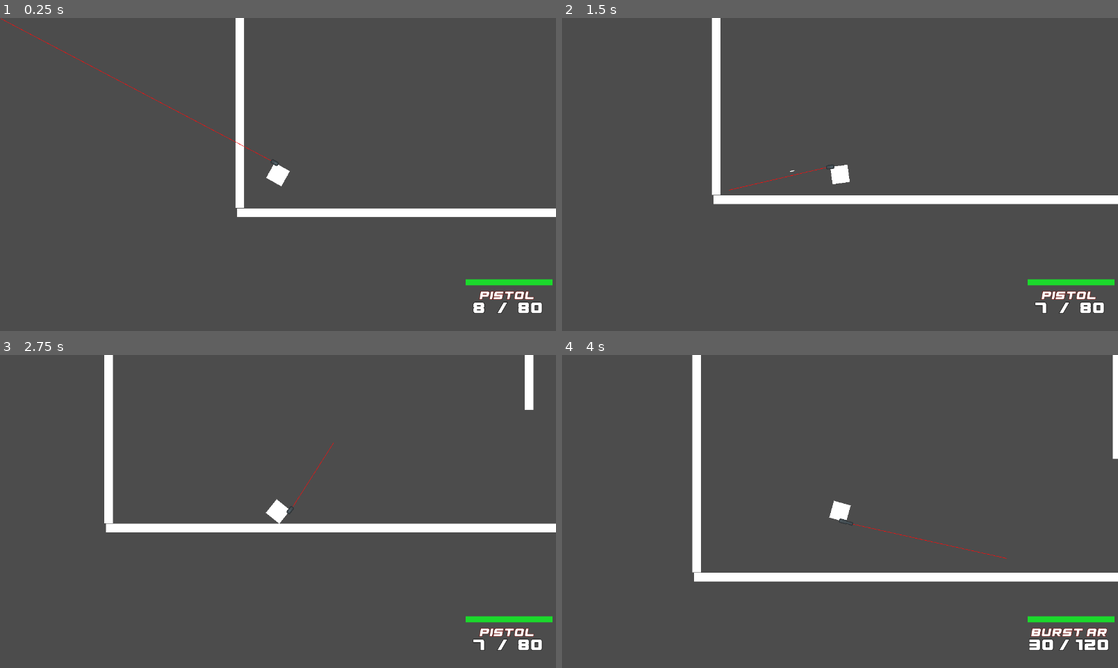
Above: before the commit, frames 1-4 (two rows, left to right).
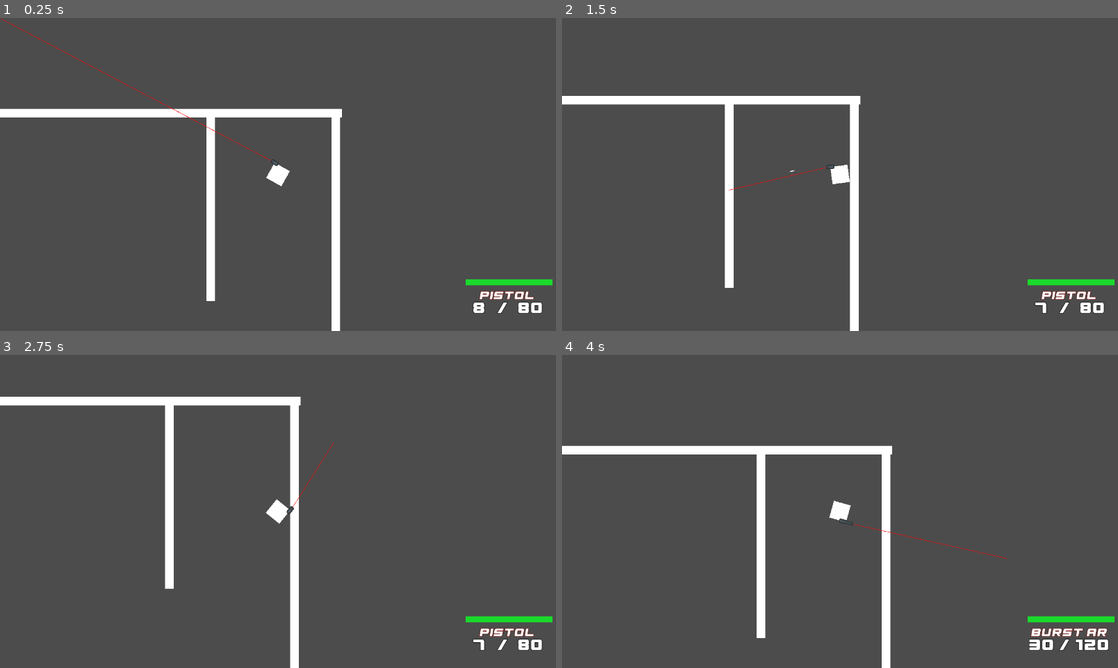
Above: after the commit, the same moments.

Repository: Eniiqz/CubeZ
Game: Godot game, scene res://World/World.tscn
Two runs of this game, one before a commit and one after it. Both use one fixed random seed, a clock stepped at 60 frames per second and the inputs below.
Inputs (mouse positions are in pixels of both pictures, inside the frame that each line leads up to):
- Up to frame 1 (0.25 s): no input
- Up to frame 2 (1.5 s): tap Enter at 0.5 s; move the mouse to (962, 158) at 0.52 s; hold D (move_right) 0.53-1.28 s; hold Shift (move_sprint) 0.53-1.28 s; move the mouse to (728, 190) at 1.27 s; hold S (move_down) from 1.28 s (still down); click (728, 190) at 1.35 s
- Up to frame 3 (2.75 s): move the mouse to (333, 442) at 2.02 s; release S (move_down) at 2.03 s; hold D (move_right) from 2.03 s (still down); tap 1 (weapon_slot_1) at 2.1 s
- Up to frame 4 (4 s): move the mouse to (812, 574) at 2.77 s; release D (move_right) at 2.78 s; hold W (move_up) 2.78-3.53 s; tap 2 (weapon_slot_2) at 2.85 s; move the mouse to (1006, 558) at 3.52 s; hold A (move_left) from 3.53 s (still down); hold 3 (weapon_slot_3) from 3.53 s (still down)

The runs differ from the first frame. In frame 1, 6.1% of the frame differs, in the area x 0-100%, y 0-100%; in frame 2, 6.4%; in frame 3, 7.1%; in frame 4, 7.2%.

Commit message:
Started on round changing

Diff:
--- a/Player/Player.gd
+++ b/Player/Player.gd
@@ -17,6 +17,7 @@
 
 export var health = 100
 export var max_health = 100
+export (bool) var invincible
 var previous_health
 
 onready var PlayerCamera = get_node("PlayerCamera")
--- a/World/GlobalSignal.gd
+++ b/World/GlobalSignal.gd
@@ -6,7 +6,7 @@
 signal weapon_changed(previous_weapon, new_weapon)
 signal weapon_ammo_changed(weapon, new_ammo, new_reserve)
 signal player_ready(player)
-
+signal round_ended
 signal health_changed(object, new_health)
 signal on_player_death(player)
 signal on_zombie_death(zombie)
--- a/World/World.gd
+++ b/World/World.gd
@@ -4,10 +4,16 @@
 const Zombie = preload("res://Zombie/Zombie.tscn")
 
 onready var PlayerSpawnLocation = get_node("PlayerSpawnLocation")
+onready var RoundEnd = get_node("RoundEnd")
 
 export (int) var current_round
+
 export (int) var zombies_left
+export (int) var active_zombies
 export (int) var zombies_in_round
+
+func DEBUG(player):
+	player.invincible = true
 
 func _ready():
 	GlobalSignal.connect("on_zombie_death", self, "on_zombie_death")
@@ -15,16 +21,26 @@
 	current_round = 1
 	spawn_player()
 
+func change_round():
+	if zombies_in_round == 0:
+		RoundEnd.start()
+		yield(RoundEnd, "timeout")
+		current_round += 1
+		zombies_in_round = calculate_zombies_in_round(current_round)
+
 func calculate_zombies_in_round(desired_round: int) -> int:
 	var starting_num = 6
 	if desired_round > 1:
-		return starting_num + starting_num * desired_round
+		return starting_num + (starting_num * desired_round)
 	else:
 		return starting_num
 
 func on_zombie_death(object):
 	if object.is_in_group("Zombie"):
 		zombies_left -= 1
+		active_zombies -= 1
+		if zombies_left == 0 and active_zombies == 0:
+			change_round()
 		print(zombies_left)
 
 func on_player_death(player):
@@ -34,3 +50,4 @@
 	var player = Player.instance()
 	add_child(player)
 	player.set_global_position(PlayerSpawnLocation.get_global_position())
+	DEBUG(player)
--- a/World/World.tscn
+++ b/World/World.tscn
@@ -50,17 +50,15 @@
 collision_layer = 4
 collision_mask = 7
 
-[node name="ZombieSpawner" parent="." instance=ExtResource( 4 )]
-position = Vector2( 664.308, 62.2263 )
-
 [node name="ZombieSpawner2" parent="." instance=ExtResource( 4 )]
 position = Vector2( 120, 304 )
 
 [node name="ZombieSpawner3" parent="." instance=ExtResource( 4 )]
 position = Vector2( 232, 80 )
 
-[node name="ZombieSpawner4" parent="." instance=ExtResource( 4 )]
-position = Vector2( 768, 424 )
+[node name="PlayerSpawnLocation" type="Position2D" parent="."]
+position = Vector2( 1138.99, 157.367 )
 
-[node name="PlayerSpawnLocation" type="Position2D" parent="."]
-position = Vector2( 104, 632 )
+[node name="RoundEnd" type="Timer" parent="."]
+wait_time = 8.0
+one_shot = true
--- a/Zombie/Zombie.gd
+++ b/Zombie/Zombie.gd
@@ -8,8 +8,8 @@
 export var damage = 25
 export var speed = 150
 
-export var max_health = 100
-export var health  = 100 setget set_health, get_health
+export var max_health = 50
+export var health  = 50 setget set_health, get_health
 var previous_health = health
 
 func _ready():
@@ -57,7 +57,7 @@
 		for i in get_slide_count():
 			var collision = get_slide_collision(i)
 			var collider = collision.collider
-			if collider.is_in_group("Player") and collider.PlayerHitCooldown.is_stopped():
+			if collider.is_in_group("Player") and collider.PlayerHitCooldown.is_stopped() and not collider.invincible:
 				collider.PlayerHitCooldown.start(collider.hit_cooldown)
 				collider.set_health(collider.health - damage)
 	else:
--- a/Zombie/ZombieSpawner.gd
+++ b/Zombie/ZombieSpawner.gd
@@ -11,8 +11,10 @@
 	SpawnTimer.connect("timeout", self, "spawn_zombie")
 
 func spawn_zombie():
-	get_parent().zombies_left += 1
-	var new_zombie = Zombie.instance()
-	new_zombie.global_position = global_position
-	get_parent().add_child(new_zombie)
-	print("spawned")
+	if get_parent().zombies_left >= 1 and get_parent().active_zombies < 24 and get_parent().RoundEnd.is_stopped():
+		get_parent().zombies_left += 1
+		get_parent().active_zombies += 1
+		var new_zombie = Zombie.instance()
+		new_zombie.global_position = global_position
+		get_parent().add_child(new_zombie)
+		print("spawned")
